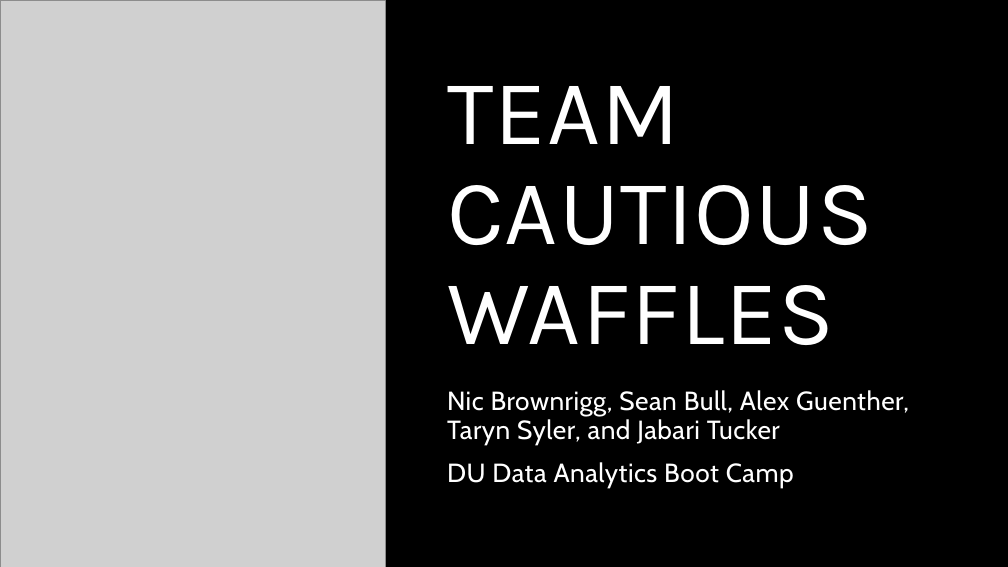
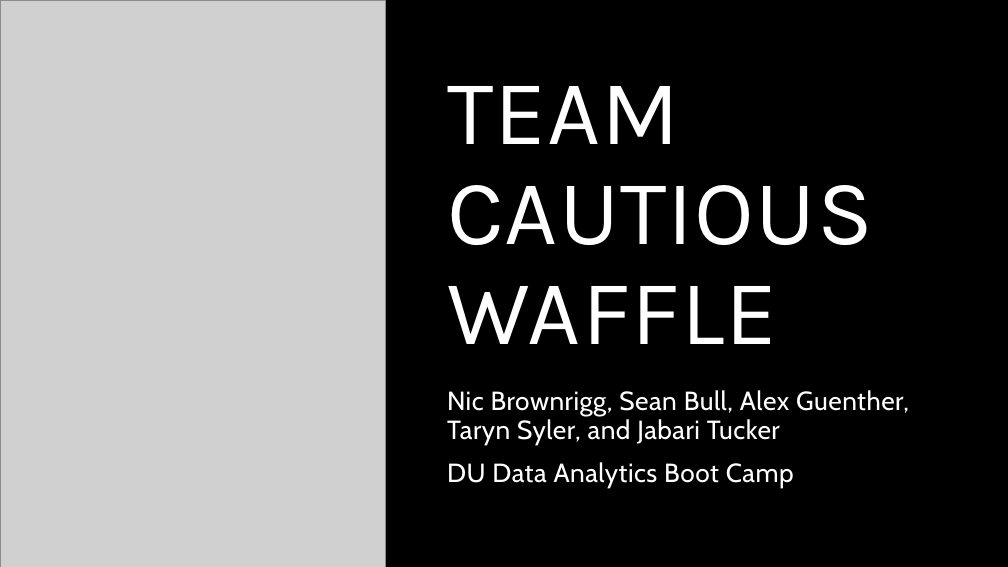
Before and after one commit to sbull32/team_cautious_waffle, a slide deck: slide 1 of Resources/Final.Presentation.pptx. Drawn at 1008x567 pixels with LibreOffice and Linux fonts; fonts in the diff are those of the drawing; grey boxes stand for pictures. Boxes give left, top, right and bottom in pixels: in the first picture for what was removed or moved away, otherwise in the second. Text is boxed around its words. In the diff, an @@ line names an element or a change of style, - is before the commit and + after.

Commit message:
Final update

```diff
--- a/Resources/Final.Presentation.pptx
+++ b/Resources/Final.Presentation.pptx
@@ title at (447, 86, 873, 344): text changed @@
-TEAM CAUTIOUS WAFFLES
+TEAM CAUTIOUS WAFFLE
```
